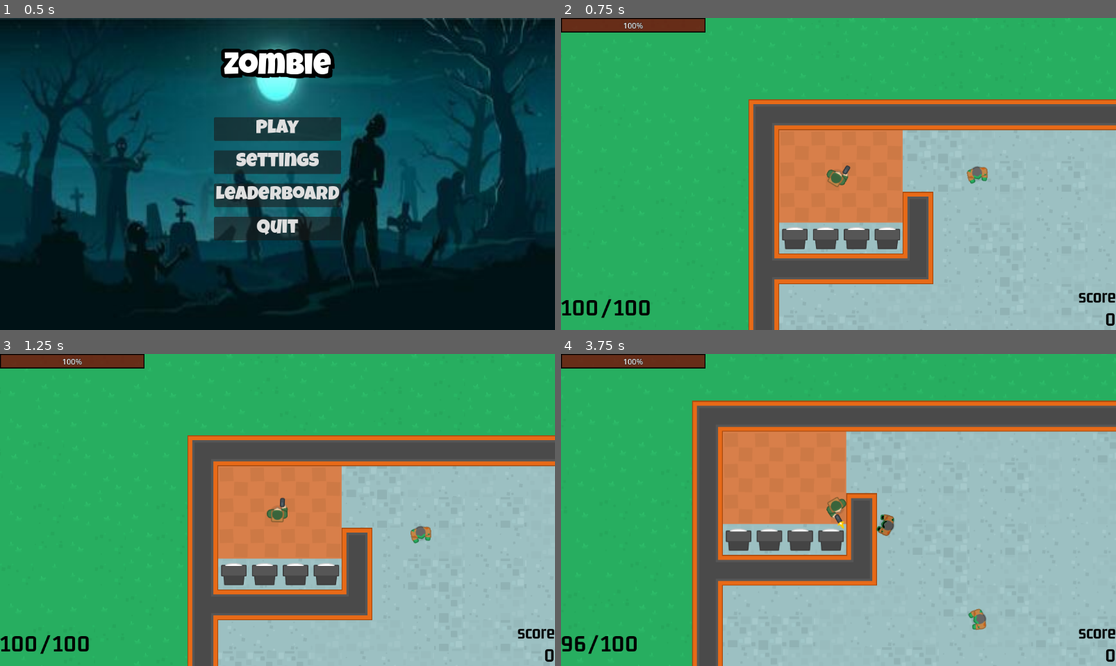
Above: before the commit, frames 1-4 (two rows, left to right).
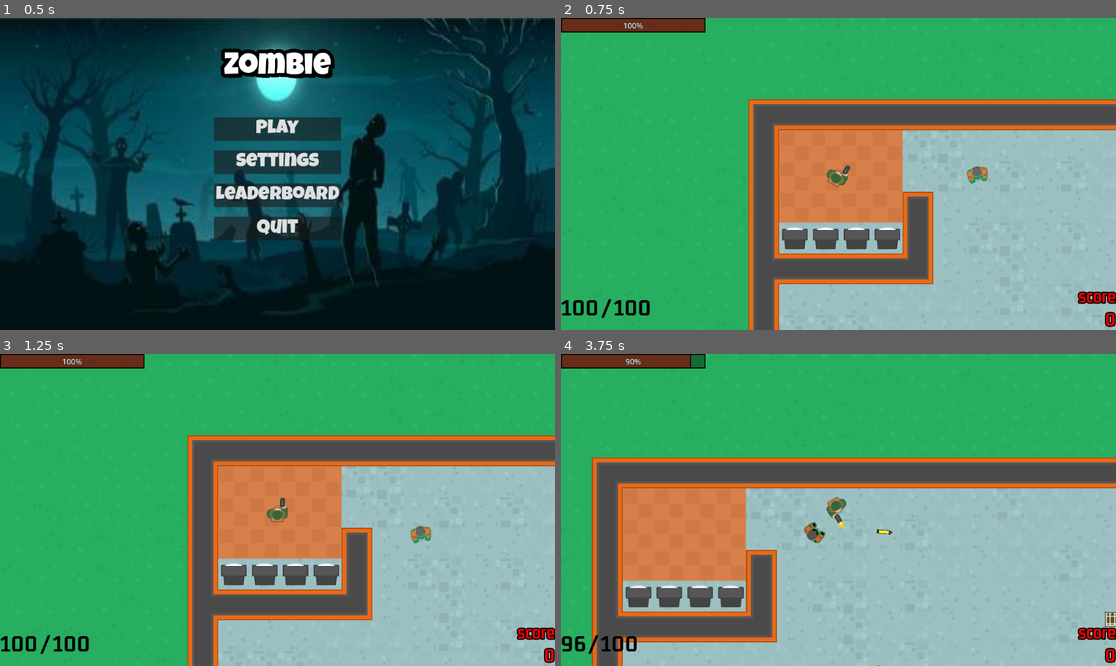
Above: after the commit, the same moments.

Repository: hamzissa/My-Project
Game: Godot game, scene res://Scenes/menu/menu.tscn
Two runs of this game, one before a commit and one after it. Both use one fixed random seed, a clock stepped at 60 frames per second and the inputs below.
Inputs (mouse positions are in pixels of both pictures, inside the frame that each line leads up to):
- Up to frame 1 (0.5 s): no input
- Up to frame 2 (0.75 s): click "Play" at 0.5 s
- Up to frame 3 (1.25 s): no input
- Up to frame 4 (3.75 s): move the mouse to (960, 494) at 1.27 s; press the mouse at (960, 494) at 1.28 s; hold D (right) 1.28-2.03 s; move the mouse to (727, 525) at 2.02 s; release the mouse at (727, 525) at 2.03 s; hold S (down) 2.03-2.78 s; click (727, 525) at 2.1 s; move the mouse to (894, 441) at 2.77 s; press the mouse at (894, 441) at 2.78 s; hold D (right) 2.78-3.53 s; move the mouse to (810, 572) at 3.52 s; release the mouse at (810, 572) at 3.53 s; hold W (up) from 3.53 s (still down); click (810, 572) at 3.6 s

Frame 1 is identical in both runs. In frame 2, 0.4% of the frame differs, in the area x 93-100%, y 87-100%; in frame 3, 0.4%; in frame 4, 46%, in the area x 5-100%, y 0-100%.

Commit message:
score

Diff:
--- /dev/null
+++ b/my project/Scenes/game_over/game_over.gd
@@ -0,0 +1,23 @@
+extends CanvasLayer
+
+class_name GameOver
+
+@onready var main_menu =$CenterContainer/VBoxContainer/Main_menu as Button
+@onready var quit =$CenterContainer/VBoxContainer/Quit as Button
+
+#@onready var health_bullet_ui: CanvasLayer = get_node("res://Scenes/health_bullet_UI/") # Adjust the path according to your scene structure
+#@onready var score_label: Label = health_bullet_ui.get_node("VBoxContainer").get_node("bottom").get_node("VBoxContainer").get_node("score")
+# Called when the node enters the scene tree for the first time.
+func _ready():
+	main_menu.button_down.connect(on_main_menu)
+	quit.button_down.connect(on_quit)
+
+func on_main_menu() -> void:
+	get_tree().change_scene_to_file("res://Scenes/menu/menu.tscn")
+
+
+func on_quit() -> void:
+	get_tree().quit()
+
+#func label() -> void:
+	#$CenterContainer/VBoxContainer/score.text = str(int(score_label.text))
--- /dev/null
+++ b/my project/Scenes/game_over/game_over.tscn
@@ -0,0 +1,68 @@
+[gd_scene load_steps=4 format=3 uid="uid://dojhtt15go8oa"]
+
+[ext_resource type="Script" path="res://Scenes/game_over/game_over.gd" id="1_p3h2q"]
+[ext_resource type="FontFile" uid="uid://c2m8o40oeuefn" path="res://assets 2/fonts/LuckiestGuy-Regular.ttf" id="1_tpsn3"]
+
+[sub_resource type="StyleBoxFlat" id="StyleBoxFlat_jsm04"]
+bg_color = Color(0, 0, 0, 0.2)
+
+[node name="game_over" type="CanvasLayer"]
+script = ExtResource("1_p3h2q")
+
+[node name="background" type="PanelContainer" parent="."]
+anchors_preset = 15
+anchor_right = 1.0
+anchor_bottom = 1.0
+grow_horizontal = 2
+grow_vertical = 2
+theme_override_styles/panel = SubResource("StyleBoxFlat_jsm04")
+
+[node name="VBoxContainer" type="VBoxContainer" parent="background"]
+layout_mode = 2
+theme_override_constants/separation = 60
+
+[node name="seperator" type="Control" parent="background/VBoxContainer"]
+layout_mode = 2
+
+[node name="title" type="Label" parent="background/VBoxContainer"]
+layout_mode = 2
+theme_override_colors/font_shadow_color = Color(0, 0, 0, 1)
+theme_override_colors/font_outline_color = Color(0, 0, 0, 1)
+theme_override_constants/shadow_offset_x = 8
+theme_override_constants/shadow_offset_y = 8
+theme_override_constants/outline_size = 30
+theme_override_fonts/font = ExtResource("1_tpsn3")
+theme_override_font_sizes/font_size = 64
+text = "Game Over
+"
+horizontal_alignment = 1
+vertical_alignment = 1
+
+[node name="CenterContainer" type="CenterContainer" parent="."]
+anchors_preset = 15
+anchor_right = 1.0
+anchor_bottom = 1.0
+grow_horizontal = 2
+grow_vertical = 2
+
+[node name="VBoxContainer" type="VBoxContainer" parent="CenterContainer"]
+layout_mode = 2
+theme_override_constants/separation = 20
+alignment = 1
+
+[node name="seperator2" type="Control" parent="CenterContainer/VBoxContainer"]
+layout_mode = 2
+
+[node name="Main_menu" type="Button" parent="CenterContainer/VBoxContainer"]
+custom_minimum_size = Vector2(120, 32)
+layout_mode = 2
+theme_override_fonts/font = ExtResource("1_tpsn3")
+theme_override_font_sizes/font_size = 40
+text = "Main Menu"
+
+[node name="Quit" type="Button" parent="CenterContainer/VBoxContainer"]
+custom_minimum_size = Vector2(120, 32)
+layout_mode = 2
+theme_override_fonts/font = ExtResource("1_tpsn3")
+theme_override_font_sizes/font_size = 40
+text = "Quit"
--- a/my project/Scenes/health_bullet_UI/health_bullet_count.tscn
+++ b/my project/Scenes/health_bullet_UI/health_bullet_count.tscn
@@ -87,7 +87,9 @@
 [node name="score_label" type="Label" parent="VBoxContainer/bottom/VBoxContainer"]
 layout_mode = 2
 size_flags_horizontal = 10
-theme_override_colors/font_color = Color(0, 0, 0, 1)
+theme_override_colors/font_color = Color(1, 0, 0, 1)
+theme_override_colors/font_outline_color = Color(0, 0, 0, 1)
+theme_override_constants/outline_size = 10
 theme_override_fonts/font = ExtResource("1_fm7m2")
 theme_override_font_sizes/font_size = 40
 text = "score"
@@ -95,7 +97,9 @@
 [node name="score" type="Label" parent="VBoxContainer/bottom/VBoxContainer"]
 layout_mode = 2
 size_flags_horizontal = 10
-theme_override_colors/font_color = Color(0, 0, 0, 1)
+theme_override_colors/font_color = Color(1, 0, 0, 1)
+theme_override_colors/font_outline_color = Color(0, 0, 0, 1)
+theme_override_constants/outline_size = 10
 theme_override_fonts/font = ExtResource("1_fm7m2")
 theme_override_font_sizes/font_size = 40
 text = "0"
--- a/my project/Scenes/map/map.gd
+++ b/my project/Scenes/map/map.gd
@@ -7,7 +7,6 @@
 var pause_scene: PackedScene = preload("res://Scenes/paused_menu/pause_screen.tscn")
 var ai_scene: PackedScene = preload("res://Scenes/zombie/zombie.tscn")
 var spawn_area = Rect2(450, 450, 1100, 1100)
-
 
 var number_of_zombies_at_start = 10
 var bullet_pickup_instance = null
--- a/my project/Scenes/map/map.tscn
+++ b/my project/Scenes/map/map.tscn
@@ -13,6 +13,7 @@
 [ext_resource type="PackedScene" uid="uid://qar4om3s5a35" path="res://Scenes/health_bullet_UI/health_bullet_count.tscn" id="11_g7oqw"]
 [ext_resource type="PackedScene" uid="uid://ddwv7uy7t58wc" path="res://Scenes/player/bullet_item.tscn" id="12_147xw"]
 [ext_resource type="PackedScene" uid="uid://cjx82gm80a7yn" path="res://Scenes/player/health_item.tscn" id="13_5vb67"]
+[ext_resource type="PackedScene" uid="uid://dojhtt15go8oa" path="res://Scenes/game_over/game_over.tscn" id="14_qxqo0"]
 
 [sub_resource type="TileSetAtlasSource" id="TileSetAtlasSource_gtrpg"]
 texture = ExtResource("1_oqr8n")
@@ -419,3 +420,6 @@
 visible = false
 z_index = 1
 position = Vector2(278, 193)
+
+[node name="game_over" parent="." instance=ExtResource("14_qxqo0")]
+visible = false
--- a/my project/Scenes/player/player.gd
+++ b/my project/Scenes/player/player.gd
@@ -2,7 +2,7 @@
 
 class_name Player
 
-const SPEED: float = 130.0 #speed of player and mouse speed
+const SPEED: float = 200.0 #speed of player and mouse speed
 const MOUSE_SPEED = 5
 
 @export var bullet :PackedScene
@@ -20,6 +20,7 @@
 signal weapon_no_ammo
 
 var max_ammo: int = 100
+#var current_ammo: int = max_ammo
 var current_ammo: int = max_ammo
 var crosshair = preload("res://assets 2/images/crosshair_white-export.png") #crosshair
 var mouse_direct #direction mouse is pointing towards
--- a/my project/Scenes/zombie/AI.gd
+++ b/my project/Scenes/zombie/AI.gd
@@ -9,7 +9,10 @@
 @onready var health_bullet_ui: CanvasLayer = get_node("../../health_bullet_UI") # Adjust the path according to your scene structure
 @onready var health_bar: ProgressBar = health_bullet_ui.get_node("VBoxContainer").get_node("top").get_node("health_bar")
 
+#@onready var game_over_ui: CanvasLayer = get_node("../../game_over")
+#@onready var score_label: Label = game_over_ui.get_node("CenterContainer").get_node("VBoxContainer").get_node("score")
 
+@onready var score_label2: Label = health_bullet_ui.get_node("VBoxContainer").get_node("bottom").get_node("VBoxContainer").get_node("score")
 signal state_change(new_state)
 
 var player: Player = null
@@ -19,6 +22,7 @@
 var patrol_location_reached : bool = false
 var actor_velocity: Vector2 = Vector2.ZERO
 var engaged_zombie = preload("res://assets 2/images/zombie_standing.png")
+var game_over: PackedScene = preload("res://Scenes/game_over/game_over.tscn")
 
 enum State {
 	PATROL,
@@ -48,6 +52,12 @@
 		print("Zombie is touching the player!")
 		health_bar.value = float(int(health_bar.value) - 10)
 		$"../AudioStreamPlayer2D".play()
+		if health_bar.value == 0:
+			var game_over_end = game_over.instantiate()
+			add_child(game_over_end)
+			#get_tree().change_scene_to_file("res://Scenes/game_over/game_over.tscn")
+			#score_label.text = str(int(score_label2.text))
+
 
 func _on_patrol_timer_timeout():
 	#printerr("test")
--- a/my project/Scenes/zombie/zombie.gd
+++ b/my project/Scenes/zombie/zombie.gd
@@ -6,6 +6,9 @@
 @onready var ai = $AI
 @onready var health_bullet_ui: CanvasLayer = get_node("../health_bullet_UI") # Adjust the path according to your scene structure
 @onready var score_label: Label = health_bullet_ui.get_node("VBoxContainer").get_node("bottom").get_node("VBoxContainer").get_node("score")
+
+#@onready var game_over_ui: CanvasLayer = get_node("../game_over")
+#@onready var score_label2: Label = game_over_ui.get_node("CenterContainer").get_node("VBoxContainer").get_node("score")
 
 var health = 100
 var number_of_zombies_to_spawn = 2
Not shown: 1 places in my project/Scenes/map/map.tscn that only renumber resources
